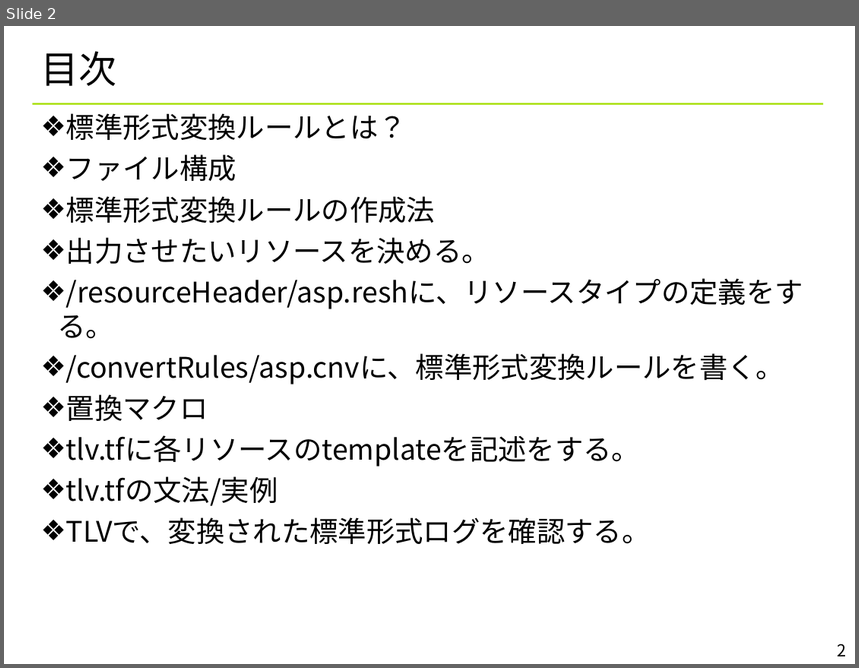
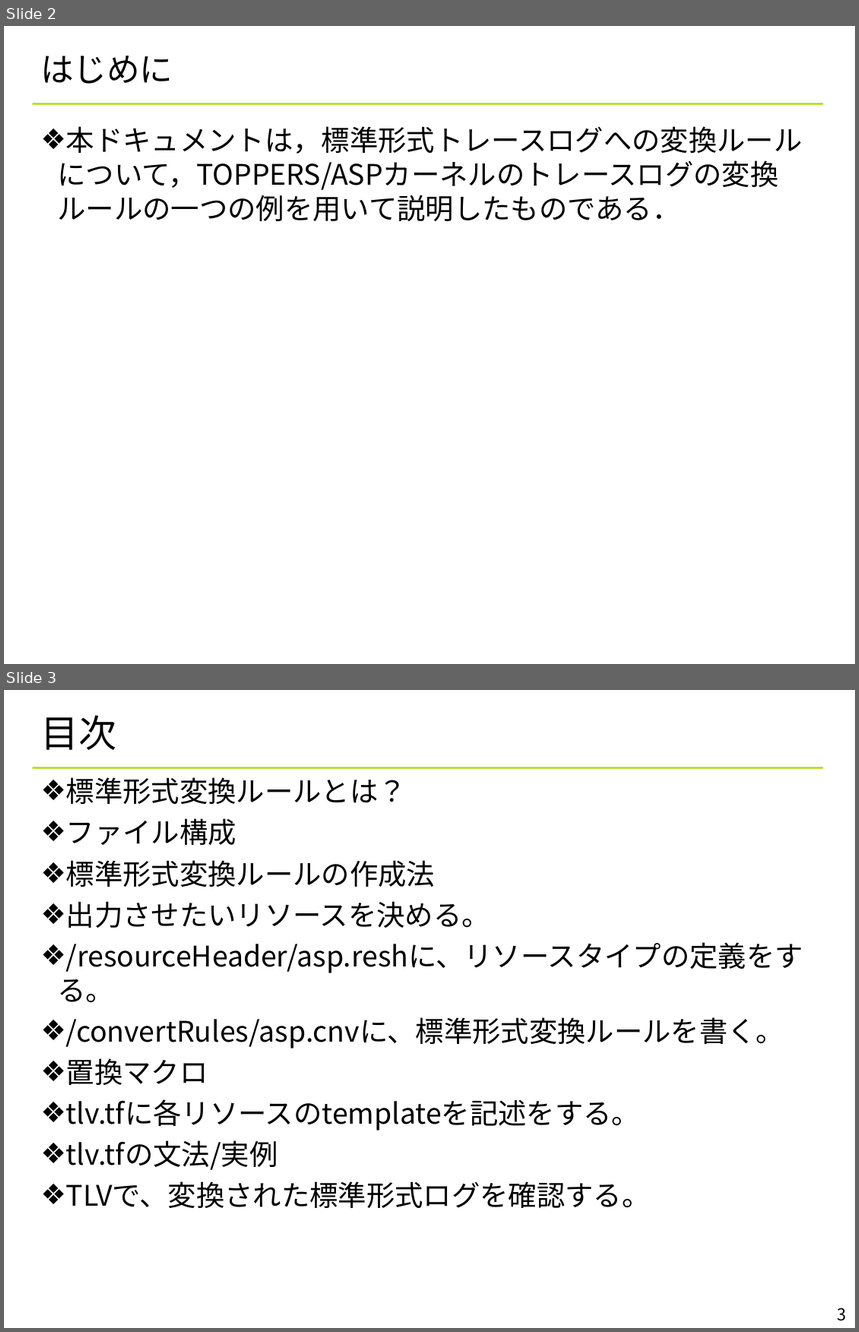
Before and after one commit to YixiaoLi/tlv4mc, a slide deck: doc/TLV_convert_rules.ppt. Shown one above the other, each under a label of ours: slide 2 before the commit, slides 2 and 3 after it. The pictures are 859x668 and 859x1332 pixels, drawn with LibreOffice and Linux fonts; fonts in the diff are those of the drawing; background and template pictures are left out. Boxes give left, top, right and bottom in pixels: in the first picture for what was removed or moved away, otherwise in the second. Text is boxed around its words. In the diff, an @@ line names an element or a change of style, - is before the commit and + after.

Commit message:
ドキュメントのアップロード．

```diff
--- a/doc/TLV_convert_rules.ppt
+++ b/doc/TLV_convert_rules.ppt
@@ slide 2 added at box(4, 26, 855, 664), background #FFFFFF; not listed: 1 template element that a slide beside it also shows @@
@@ title added at box(40, 56, 173, 84), 28 pt, text #000000 @@
+はじめに
@@ text added at box(58, 126, 803, 190), 24 pt, text #000000 @@
+❖ 本ドキュメントは，標準形式トレースログへの変換ルールについて，TOPPERS/ASPカーネルのトレースログの変換ルールの一つの例を用いて説明したものである．
@@ what was slide 2 is now slide 3 @@
@@ page number at box(837, 1308, 846, 1322): text changed @@
-2
+3
```
Also in this commit, not shown: 3 slides changed, 2 other files.
